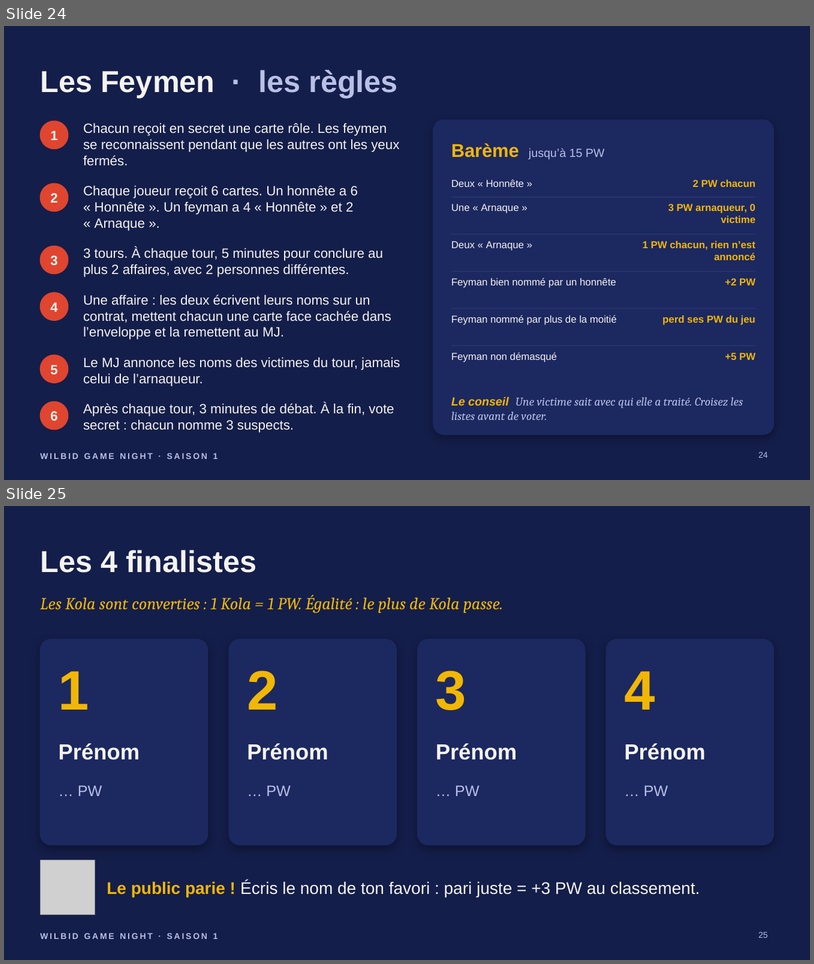
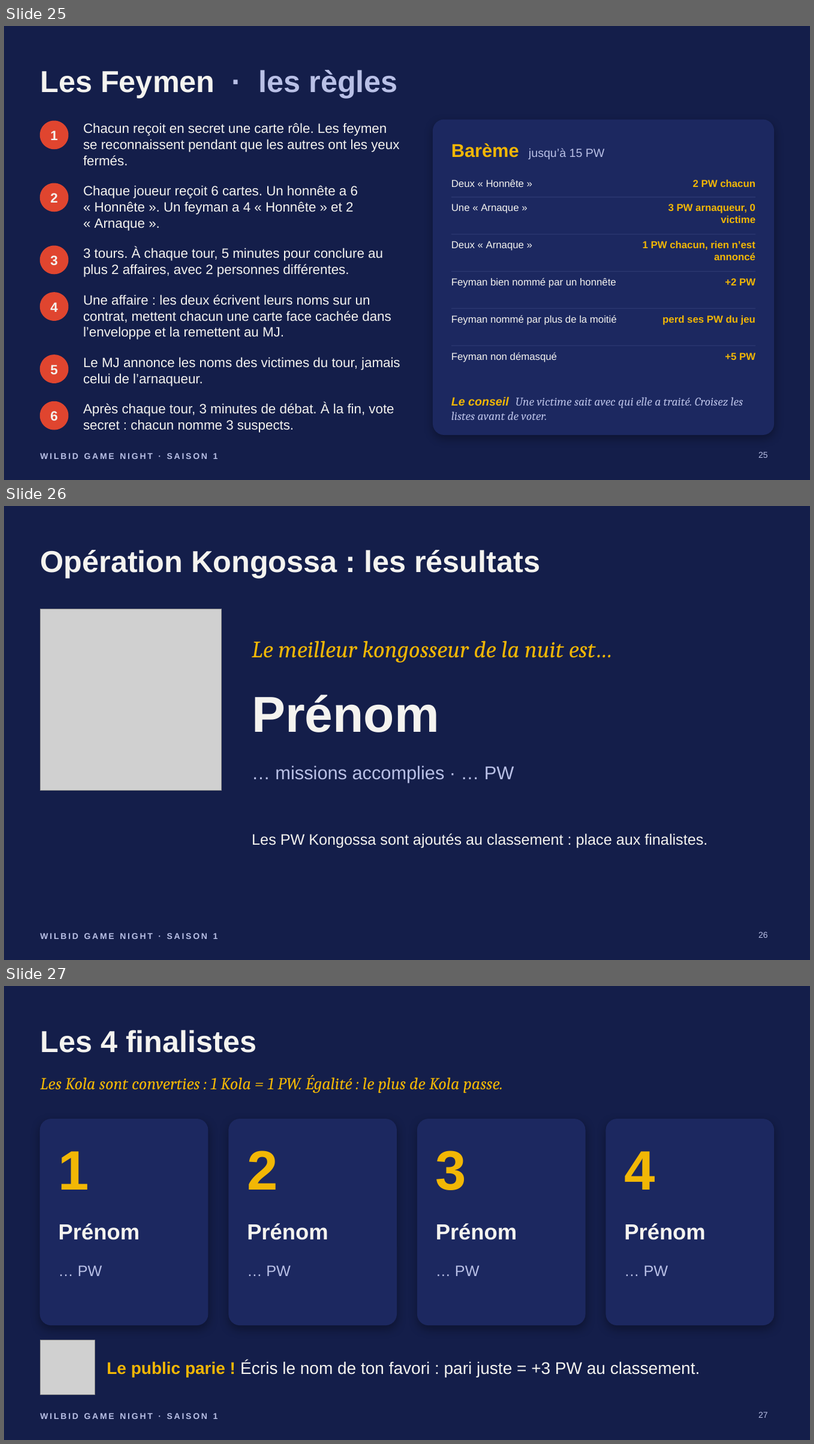
Before and after one commit to sedsgd/wilbid_game_night, a slide deck: documents/presentation-jour-j/Wilbid-presentation-jour-J.pptx. Shown one above the other, each under a label of ours: slides 24 and 25 before the commit, slides 25, 26 and 27 after it. The pictures are 814x964 and 814x1444 pixels, drawn with LibreOffice and Linux fonts; fonts in the diff are those of the drawing; grey boxes stand for pictures. Boxes give left, top, right and bottom in pixels: in the first picture for what was removed or moved away, otherwise in the second. Text is boxed around its words. In the diff, an @@ line names an element or a change of style, - is before the commit and + after.

```diff
--- a/documents/presentation-jour-j/Wilbid-presentation-jour-J.pptx
+++ b/documents/presentation-jour-j/Wilbid-presentation-jour-J.pptx
@@ slide 26 added at (4, 506, 810, 960), background #141E4A; not listed: 1 template element that a slide beside it also shows @@
@@ title added at (40, 550, 540, 578), 36 pt, text #F4F3EF, bold @@
+Opération Kongossa : les résultats
@@ picture added at (40, 609, 222, 790) @@
@@ text added at (252, 640, 613, 663), 28 pt, text #F2B705, italic @@
+Le meilleur kongosseur de la nuit est…
@@ text added at (252, 694, 440, 732), 60 pt, text #F4F3EF, bold @@
+Prénom
@@ text added at (275, 765, 515, 783), 22 pt, text #B9C0E6 @@
+… missions accomplies · … PW
@@ text added at (252, 833, 708, 848), 18 pt, text #F4F3EF @@
+Les PW Kongossa sont ajoutés au classement : place aux finalistes.
@@ page number added at (759, 931, 768, 937), 10 pt, text #B9C0E6 @@
+26
@@ what was slide 24 is now slide 25 @@
@@ page number at (759, 451, 768, 457): text changed @@
-24
+25
@@ what was slide 25 is now slide 27 @@
@@ page number at (759, 1411, 768, 1417): text changed @@
-25
+27
```
Also in this commit, not shown: 2 slides changed, 3 other slides added, 3 slides removed, 2 other files.
